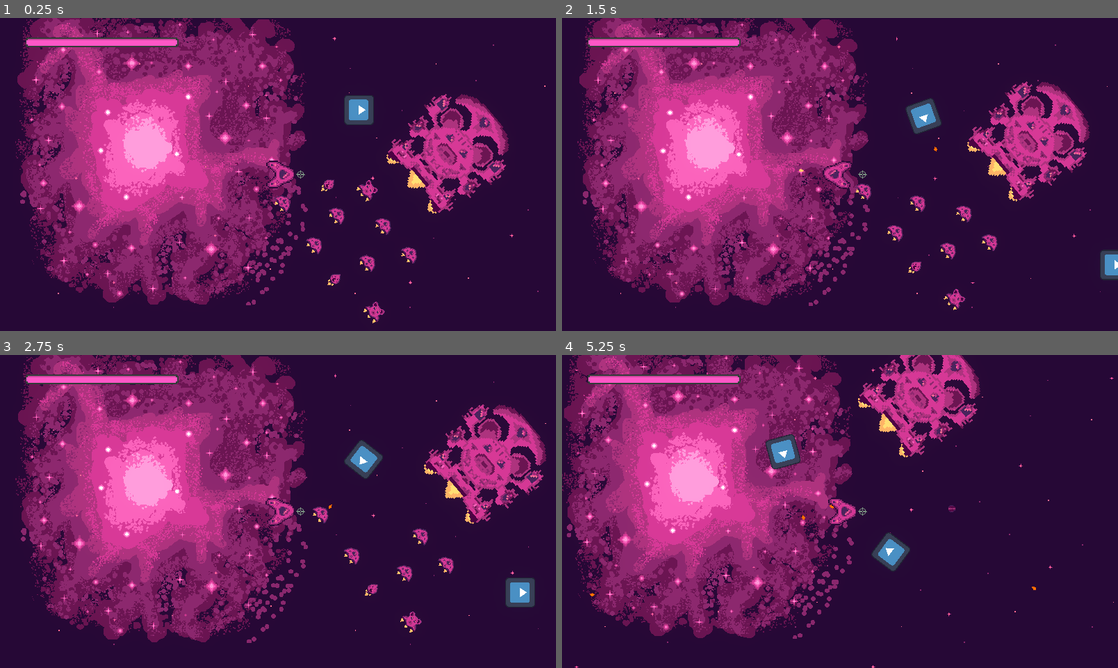
Above: before the commit, frames 1-4 (two rows, left to right).
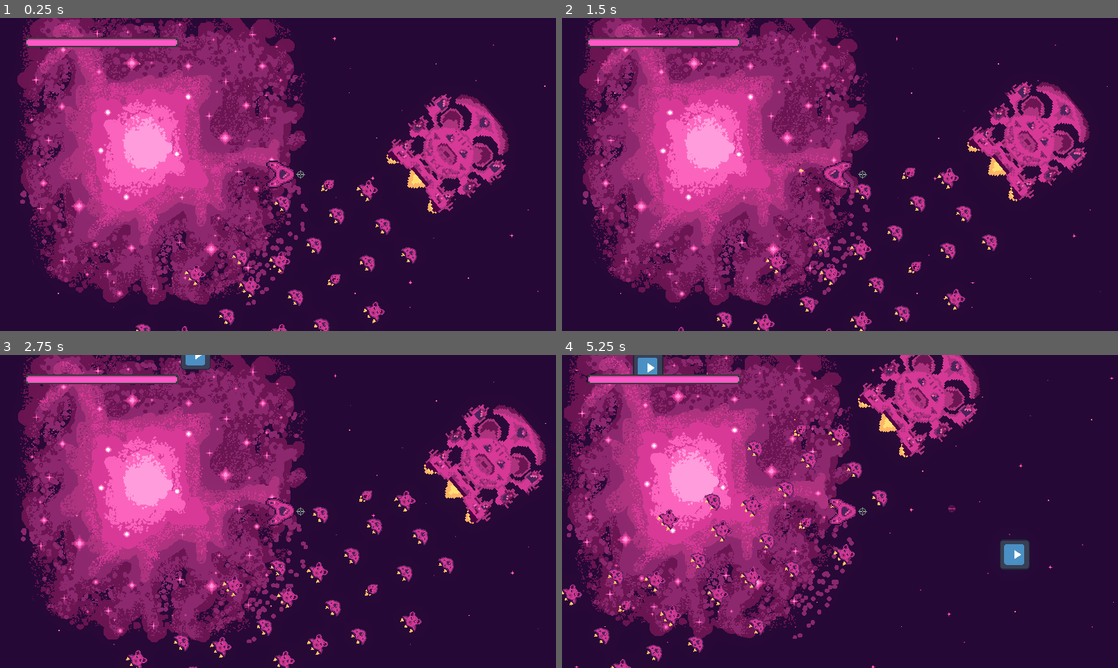
Above: after the commit, the same moments.

Repository: bear-minimum-studio/space-bear
Game: Godot game, scene res://Game.tscn
Same seed, same stepped clock (60 frames per second), same inputs: the game is played once before the commit and once after it. The engine's default icon, where the game draws it, is replaced by a stand-in: a white triangle on a blue panel in a dark square.
Inputs:
- Up to frame 1 (0.25 s): no input
- Up to frame 2 (1.5 s): hold Right (turn_right) 0.53-1.28 s; tap Down (decelerate) at 0.6 s; hold Ctrl (brake) from 1.28 s (still down); tap Space (fire) at 1.35 s
- Up to frame 3 (2.75 s): release Ctrl (brake) at 2.03 s; hold Right (turn_right) from 2.03 s (still down); hold G (grappling_hook) from 2.03 s (still down)
- Up to frame 4 (5.25 s): release Right (turn_right) at 2.78 s; release G (grappling_hook) at 2.78 s; hold Up (accelerate) 2.78-3.53 s; tap F (turret_fire) at 2.85 s; hold Left (turn_left) 3.53-5.03 s; tap Down (decelerate) at 3.6 s; tap Space (fire) at 4.35 s; hold Ctrl (brake) from 5.03 s (still down); hold G (grappling_hook) from 5.03 s (still down)

The runs differ from the first frame. In frame 1, 1.4% of the frame differs, in the area x 24-68%, y 24-100%; in frame 2, 2.1%; in frame 3, 2.9%; in frame 4, 4.6%, in the area x 0-86%, y 0-100%.

Commit message:
feat: add more enemies

Diff:
--- a/World.tscn
+++ b/World.tscn
@@ -19,9 +19,9 @@
 adjustment_brightness = 1.57
 
 [sub_resource type="NavigationPolygon" id="NavigationPolygon_tbroh"]
-vertices = PackedVector2Array(4677, -2317, 3131, -222, 964, 549, 1, 547, 1, 1, 394, -1298, 2845, -4037, 4307, -4992, 6593, -4042, 6416, -2861)
-polygons = Array[PackedInt32Array]([PackedInt32Array(0, 1, 2, 3, 4, 5, 6, 7), PackedInt32Array(0, 7, 8, 9)])
-outlines = Array[PackedVector2Array]([PackedVector2Array(1, 1, 1, 547, 964, 549, 3131, -222, 4677, -2317, 6416, -2861, 6593, -4042, 4307, -4992, 2845, -4037, 394, -1298)])
+vertices = PackedVector2Array(982, 1420, -979, 1433, -916, 38, 394, -1298, 3131, -222, 4677, -2317, 2845, -4037, 4307, -4992, 6593, -4042, 6416, -2861)
+polygons = Array[PackedInt32Array]([PackedInt32Array(0, 1, 2, 3, 4), PackedInt32Array(5, 4, 3, 6, 7), PackedInt32Array(5, 7, 8, 9)])
+outlines = Array[PackedVector2Array]([PackedVector2Array(-916, 38, -979, 1433, 982, 1420, 3131, -222, 4677, -2317, 6416, -2861, 6593, -4042, 4307, -4992, 2845, -4037, 394, -1298)])
 
 [node name="World" type="Node2D"]
 script = ExtResource("1_kjg2t")
@@ -74,20 +74,259 @@
 position = Vector2(251, 316)
 rotation = -0.698132
 
+[node name="CivilianShip8" parent="Flock" instance=ExtResource("6_l8dh5")]
+position = Vector2(217, 256)
+rotation = -0.698132
+
+[node name="CivilianShip9" parent="Flock" instance=ExtResource("6_l8dh5")]
+position = Vector2(162, 184)
+rotation = -0.698132
+
 [node name="CivilianShip10" parent="Flock" instance=ExtResource("6_l8dh5")]
 position = Vector2(320, 372)
 rotation = -0.698132
 
-[node name="CivilianShip8" parent="Flock" instance=ExtResource("6_l8dh5")]
-position = Vector2(217, 256)
-rotation = -0.698132
-
-[node name="CivilianShip9" parent="Flock" instance=ExtResource("6_l8dh5")]
-position = Vector2(162, 184)
+[node name="CivilianShip11" parent="Flock" instance=ExtResource("6_l8dh5")]
+position = Vector2(105, 328)
+rotation = -0.698132
+
+[node name="CivilianShip12" parent="Flock" instance=ExtResource("6_l8dh5")]
+position = Vector2(185, 346)
+rotation = -0.698132
+
+[node name="CivilianShip13" parent="Flock" instance=ExtResource("6_l8dh5")]
+position = Vector2(157, 285)
+rotation = -0.698132
+
+[node name="CivilianShip14" parent="Flock" instance=ExtResource("6_l8dh5")]
+position = Vector2(89, 276)
+rotation = -0.698132
+
+[node name="CivilianShip15" parent="Flock" instance=ExtResource("6_l8dh5")]
+position = Vector2(230, 396)
+rotation = -0.698132
+
+[node name="CivilianShip16" parent="Flock" instance=ExtResource("6_l8dh5")]
+position = Vector2(158, 410)
+rotation = -0.698132
+
+[node name="CivilianShip17" parent="Flock" instance=ExtResource("6_l8dh5")]
+position = Vector2(100, 439)
+rotation = -0.698132
+
+[node name="CivilianShip18" parent="Flock" instance=ExtResource("6_l8dh5")]
+position = Vector2(66, 379)
+rotation = -0.698132
+
+[node name="CivilianShip19" parent="Flock" instance=ExtResource("6_l8dh5")]
+position = Vector2(11, 307)
+rotation = -0.698132
+
+[node name="CivilianShip20" parent="Flock" instance=ExtResource("6_l8dh5")]
+position = Vector2(169, 495)
+rotation = -0.698132
+
+[node name="CivilianShip21" parent="Flock" instance=ExtResource("6_l8dh5")]
+position = Vector2(-62, 457)
+rotation = -0.698132
+
+[node name="CivilianShip22" parent="Flock" instance=ExtResource("6_l8dh5")]
+position = Vector2(18, 475)
+rotation = -0.698132
+
+[node name="CivilianShip23" parent="Flock" instance=ExtResource("6_l8dh5")]
+position = Vector2(-10, 414)
+rotation = -0.698132
+
+[node name="CivilianShip24" parent="Flock" instance=ExtResource("6_l8dh5")]
+position = Vector2(-78, 405)
+rotation = -0.698132
+
+[node name="CivilianShip25" parent="Flock" instance=ExtResource("6_l8dh5")]
+position = Vector2(63, 525)
+rotation = -0.698132
+
+[node name="CivilianShip26" parent="Flock" instance=ExtResource("6_l8dh5")]
+position = Vector2(-9, 539)
+rotation = -0.698132
+
+[node name="CivilianShip27" parent="Flock" instance=ExtResource("6_l8dh5")]
+position = Vector2(-67, 568)
+rotation = -0.698132
+
+[node name="CivilianShip28" parent="Flock" instance=ExtResource("6_l8dh5")]
+position = Vector2(-101, 508)
+rotation = -0.698132
+
+[node name="CivilianShip29" parent="Flock" instance=ExtResource("6_l8dh5")]
+position = Vector2(-156, 436)
+rotation = -0.698132
+
+[node name="CivilianShip30" parent="Flock" instance=ExtResource("6_l8dh5")]
+position = Vector2(2, 624)
+rotation = -0.698132
+
+[node name="CivilianShip31" parent="Flock" instance=ExtResource("6_l8dh5")]
+position = Vector2(-238, 581)
+rotation = -0.698132
+
+[node name="CivilianShip32" parent="Flock" instance=ExtResource("6_l8dh5")]
+position = Vector2(-158, 599)
+rotation = -0.698132
+
+[node name="CivilianShip33" parent="Flock" instance=ExtResource("6_l8dh5")]
+position = Vector2(-186, 538)
+rotation = -0.698132
+
+[node name="CivilianShip34" parent="Flock" instance=ExtResource("6_l8dh5")]
+position = Vector2(-254, 529)
+rotation = -0.698132
+
+[node name="CivilianShip35" parent="Flock" instance=ExtResource("6_l8dh5")]
+position = Vector2(-113, 649)
+rotation = -0.698132
+
+[node name="CivilianShip36" parent="Flock" instance=ExtResource("6_l8dh5")]
+position = Vector2(-185, 663)
+rotation = -0.698132
+
+[node name="CivilianShip37" parent="Flock" instance=ExtResource("6_l8dh5")]
+position = Vector2(-243, 692)
+rotation = -0.698132
+
+[node name="CivilianShip38" parent="Flock" instance=ExtResource("6_l8dh5")]
+position = Vector2(-277, 632)
+rotation = -0.698132
+
+[node name="CivilianShip39" parent="Flock" instance=ExtResource("6_l8dh5")]
+position = Vector2(-332, 560)
+rotation = -0.698132
+
+[node name="CivilianShip40" parent="Flock" instance=ExtResource("6_l8dh5")]
+position = Vector2(-174, 748)
+rotation = -0.698132
+
+[node name="CivilianShip41" parent="Flock" instance=ExtResource("6_l8dh5")]
+position = Vector2(-407, 704)
+rotation = -0.698132
+
+[node name="CivilianShip42" parent="Flock" instance=ExtResource("6_l8dh5")]
+position = Vector2(-327, 722)
+rotation = -0.698132
+
+[node name="CivilianShip43" parent="Flock" instance=ExtResource("6_l8dh5")]
+position = Vector2(-355, 661)
+rotation = -0.698132
+
+[node name="CivilianShip44" parent="Flock" instance=ExtResource("6_l8dh5")]
+position = Vector2(-423, 652)
+rotation = -0.698132
+
+[node name="CivilianShip45" parent="Flock" instance=ExtResource("6_l8dh5")]
+position = Vector2(-282, 772)
+rotation = -0.698132
+
+[node name="CivilianShip46" parent="Flock" instance=ExtResource("6_l8dh5")]
+position = Vector2(-354, 786)
+rotation = -0.698132
+
+[node name="CivilianShip47" parent="Flock" instance=ExtResource("6_l8dh5")]
+position = Vector2(-412, 815)
+rotation = -0.698132
+
+[node name="CivilianShip48" parent="Flock" instance=ExtResource("6_l8dh5")]
+position = Vector2(-446, 755)
+rotation = -0.698132
+
+[node name="CivilianShip49" parent="Flock" instance=ExtResource("6_l8dh5")]
+position = Vector2(-501, 683)
+rotation = -0.698132
+
+[node name="CivilianShip50" parent="Flock" instance=ExtResource("6_l8dh5")]
+position = Vector2(-343, 871)
+rotation = -0.698132
+
+[node name="CivilianShip51" parent="Flock" instance=ExtResource("6_l8dh5")]
+position = Vector2(-581, 830)
+rotation = -0.698132
+
+[node name="CivilianShip52" parent="Flock" instance=ExtResource("6_l8dh5")]
+position = Vector2(-501, 848)
+rotation = -0.698132
+
+[node name="CivilianShip53" parent="Flock" instance=ExtResource("6_l8dh5")]
+position = Vector2(-529, 787)
+rotation = -0.698132
+
+[node name="CivilianShip54" parent="Flock" instance=ExtResource("6_l8dh5")]
+position = Vector2(-597, 778)
+rotation = -0.698132
+
+[node name="CivilianShip55" parent="Flock" instance=ExtResource("6_l8dh5")]
+position = Vector2(-456, 898)
+rotation = -0.698132
+
+[node name="CivilianShip56" parent="Flock" instance=ExtResource("6_l8dh5")]
+position = Vector2(-528, 912)
+rotation = -0.698132
+
+[node name="CivilianShip57" parent="Flock" instance=ExtResource("6_l8dh5")]
+position = Vector2(-586, 941)
+rotation = -0.698132
+
+[node name="CivilianShip58" parent="Flock" instance=ExtResource("6_l8dh5")]
+position = Vector2(-620, 881)
+rotation = -0.698132
+
+[node name="CivilianShip59" parent="Flock" instance=ExtResource("6_l8dh5")]
+position = Vector2(-675, 809)
+rotation = -0.698132
+
+[node name="CivilianShip60" parent="Flock" instance=ExtResource("6_l8dh5")]
+position = Vector2(-517, 997)
+rotation = -0.698132
+
+[node name="CivilianShip61" parent="Flock" instance=ExtResource("6_l8dh5")]
+position = Vector2(-748, 966)
+rotation = -0.698132
+
+[node name="CivilianShip62" parent="Flock" instance=ExtResource("6_l8dh5")]
+position = Vector2(-668, 984)
+rotation = -0.698132
+
+[node name="CivilianShip63" parent="Flock" instance=ExtResource("6_l8dh5")]
+position = Vector2(-696, 923)
+rotation = -0.698132
+
+[node name="CivilianShip64" parent="Flock" instance=ExtResource("6_l8dh5")]
+position = Vector2(-764, 914)
+rotation = -0.698132
+
+[node name="CivilianShip65" parent="Flock" instance=ExtResource("6_l8dh5")]
+position = Vector2(-623, 1034)
+rotation = -0.698132
+
+[node name="CivilianShip66" parent="Flock" instance=ExtResource("6_l8dh5")]
+position = Vector2(-695, 1048)
+rotation = -0.698132
+
+[node name="CivilianShip67" parent="Flock" instance=ExtResource("6_l8dh5")]
+position = Vector2(-753, 1077)
+rotation = -0.698132
+
+[node name="CivilianShip68" parent="Flock" instance=ExtResource("6_l8dh5")]
+position = Vector2(-787, 1017)
+rotation = -0.698132
+
+[node name="CivilianShip69" parent="Flock" instance=ExtResource("6_l8dh5")]
+position = Vector2(-842, 945)
+rotation = -0.698132
+
+[node name="CivilianShip70" parent="Flock" instance=ExtResource("6_l8dh5")]
+position = Vector2(-684, 1133)
 rotation = -0.698132
 
 [node name="NavigationRegion2D" type="NavigationRegion2D" parent="."]
-visible = false
 navigation_polygon = SubResource("NavigationPolygon_tbroh")
 
 [node name="Asteroids" type="Node2D" parent="."]
@@ -107,11 +346,26 @@
 [node name="Asteroid5" parent="Asteroids" instance=ExtResource("3_dv0ok")]
 position = Vector2(1677, -657)
 
+[node name="Enemy" parent="." instance=ExtResource("7_fjohj")]
+position = Vector2(971, 362)
+
+[node name="Enemy2" parent="." instance=ExtResource("7_fjohj")]
+position = Vector2(566, 713)
+
 [node name="Enemy3" parent="." instance=ExtResource("7_fjohj")]
-position = Vector2(298, 7)
-
-[node name="Enemy" parent="." instance=ExtResource("7_fjohj")]
-position = Vector2(703, 291)
+position = Vector2(437, -392)
+
+[node name="Enemy4" parent="." instance=ExtResource("7_fjohj")]
+position = Vector2(-64, -259)
+
+[node name="Enemy5" parent="." instance=ExtResource("7_fjohj")]
+position = Vector2(35, -640)
+
+[node name="Enemy6" parent="." instance=ExtResource("7_fjohj")]
+position = Vector2(856, -781)
+
+[node name="Enemy7" parent="." instance=ExtResource("7_fjohj")]
+position = Vector2(1356, -156)
 
 [connection signal="shoot" from="Player" to="." method="_on_player_shoot"]
 [connection signal="shoot_grappling_hook" from="Player" to="." method="_on_player_shoot_grappling_hook"]
--- a/npc/mother-ship/MotherShip.tscn
+++ b/npc/mother-ship/MotherShip.tscn
@@ -11,7 +11,7 @@
 [sub_resource type="RectangleShape2D" id="RectangleShape2D_evvvw"]
 size = Vector2(58, 54)
 
-[node name="MotherShip" instance=ExtResource("1_yo7vv")]
+[node name="MotherShip" groups=["flock"] instance=ExtResource("1_yo7vv")]
 scale = Vector2(3, 3)
 collision_layer = 8
 script = ExtResource("1_vdseo")
